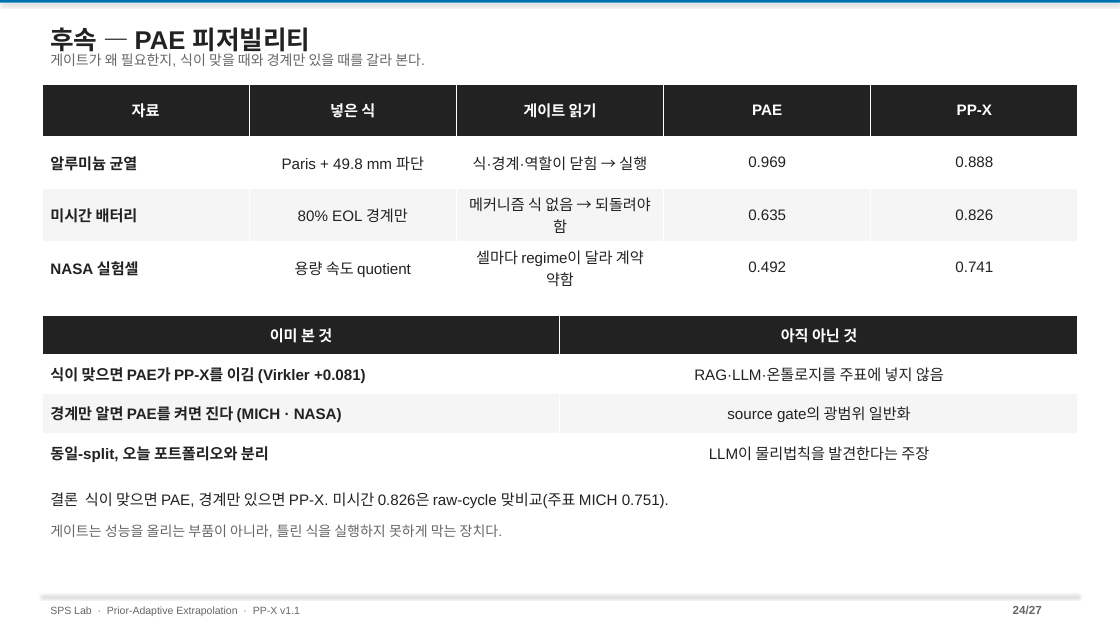
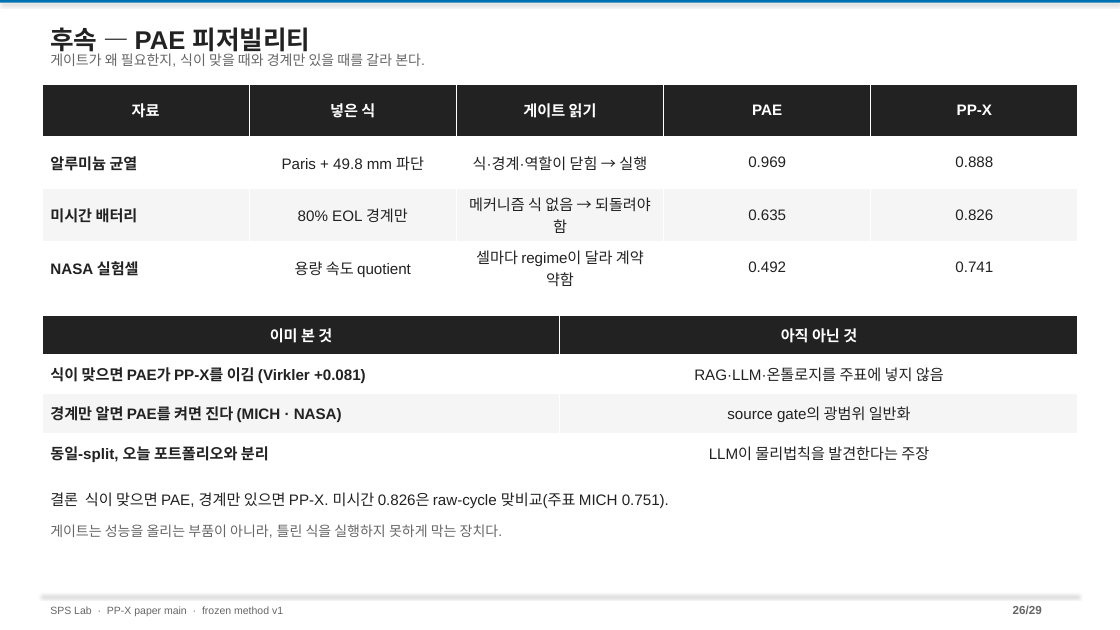
Before and after one commit to amumujs-create/pp_pae_total, a slide deck: slide 26 of output/PP_Research_Detailed_v2.pptx (slide 24 before the commit). Drawn at 1120x630 pixels with LibreOffice and Linux fonts; fonts in the diff are those of the drawing. Boxes give left, top, right and bottom in pixels: in the first picture for what was removed or moved away, otherwise in the second. Text is boxed around its words. In the diff, an @@ line names an element or a change of style, - is before the commit and + after.

```diff
--- a/output/PP_Research_Detailed_v2.pptx
+++ b/output/PP_Research_Detailed_v2.pptx
@@ text at bbox=[50, 606, 283, 616]: text changed @@
-SPS Lab · Prior-Adaptive Extrapolation · PP-X v1.1
+SPS Lab · PP-X paper main · frozen method v1
@@ text at bbox=[1013, 606, 1042, 614]: text changed @@
-24/27
+26/29
```
Also in this commit, not shown: 26 other slides changed, 2 slides added, 11 other files.
